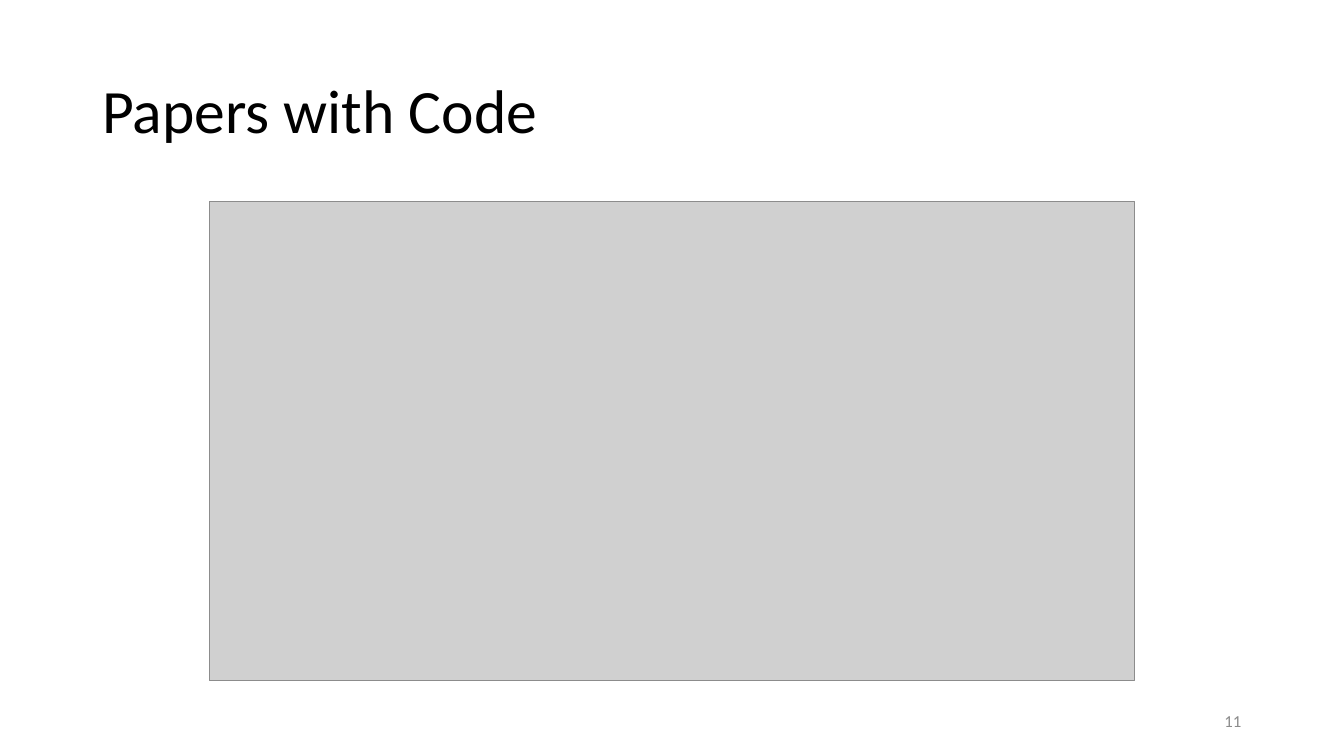
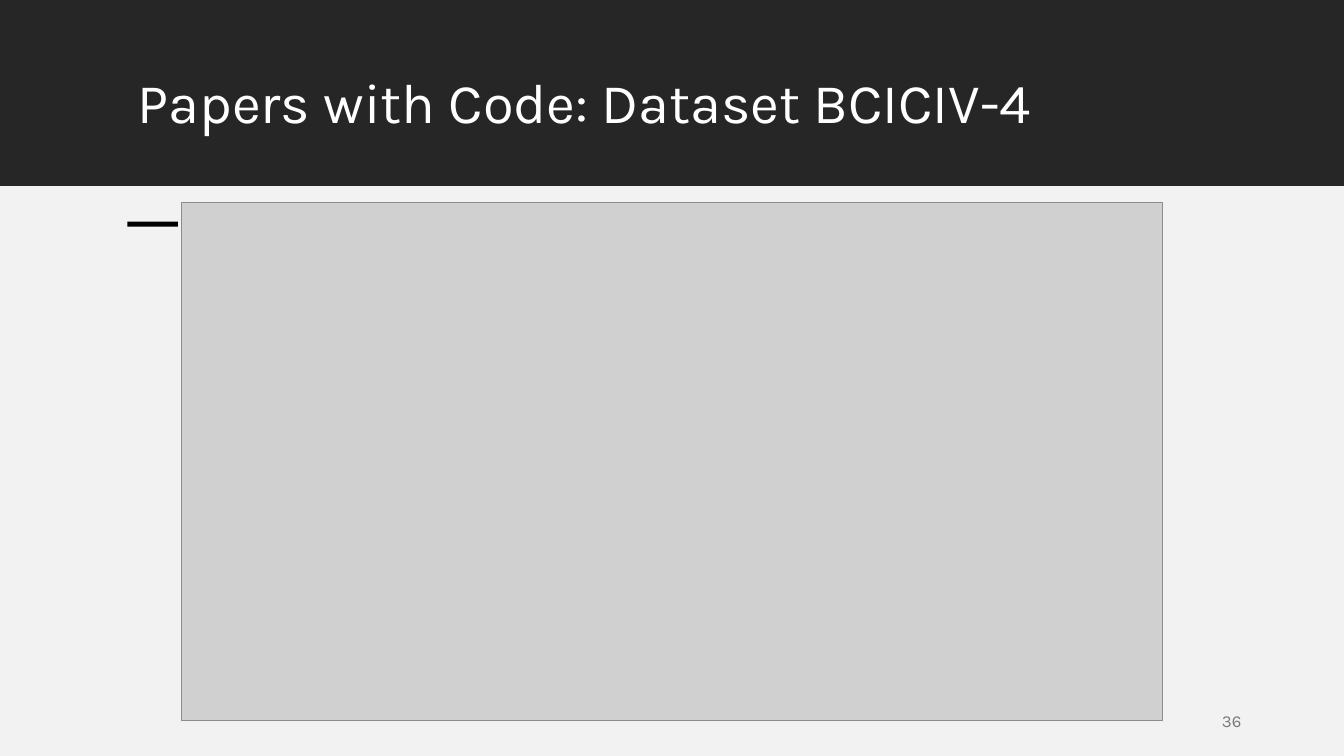
Before and after one commit to Daivd093/EdgeAI4BionicControl, a slide deck: slide 36 of Edge Computing para Control Biónico con Señales Cerebrales.pptx (slide 11 before the commit). Drawn at 1344x756 pixels with LibreOffice and Linux fonts; fonts in the diff are those of the drawing; grey boxes stand for pictures. Boxes give left, top, right and bottom in pixels: in the first picture for what was removed or moved away, otherwise in the second. Text is boxed around its words. In the diff, an @@ line names an element or a change of style, - is before the commit and + after.

```diff
--- a/Edge Computing para Control Biónico con Señales Cerebrales.pptx
+++ b/Edge Computing para Control Biónico con Señales Cerebrales.pptx
@@ rectangle added at [0,0,1344,186], fill #262626 @@
@@ title "Papers with Code: Dataset BCICIV-4" at [138,84,1031,136]: vertical alignment middle to top @@
@@ title at [138,84,1031,136]: text changed; size 44 to 40 pt; font Calibri to Karla; text colour #000000 to #FFFFFF @@
-Papers with Code
+Papers with Code: Dataset BCICIV-4
@@ rectangle added at [0,187,1344,756], fill #F2F2F2 @@
@@ picture: place and size @@
-picture at [209,202,1134,682]
+picture at [181,203,1163,721]
@@ rectangle added at [128,222,178,227], fill #000000 @@
@@ page number at [1222,716,1241,727]: text changed; font Calibri to Karla; text colour #8C8C8C to #797979 @@
-11
+36
```
Also in this commit, not shown: 2 other slides changed, 33 slides added, 19 slides removed, 2 other files.
